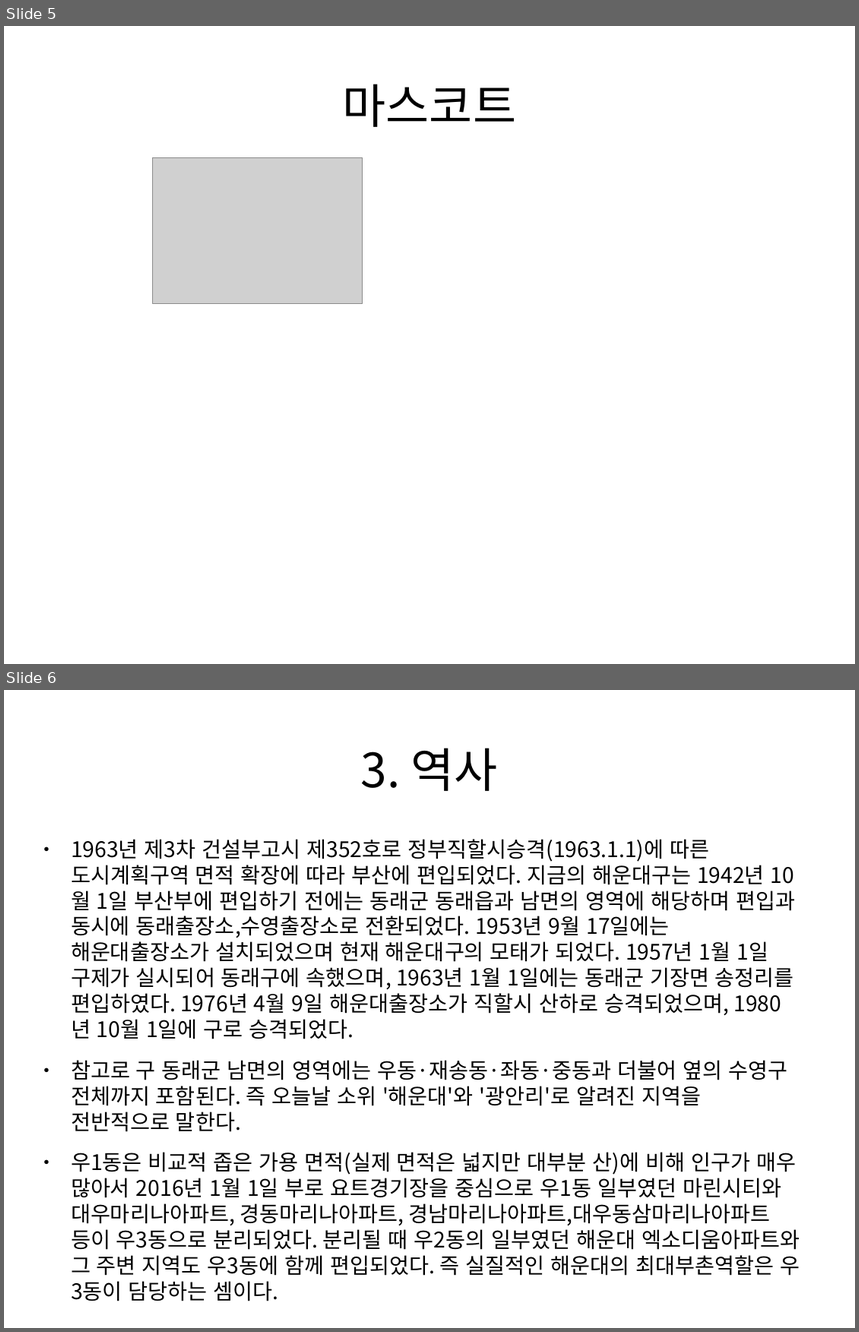
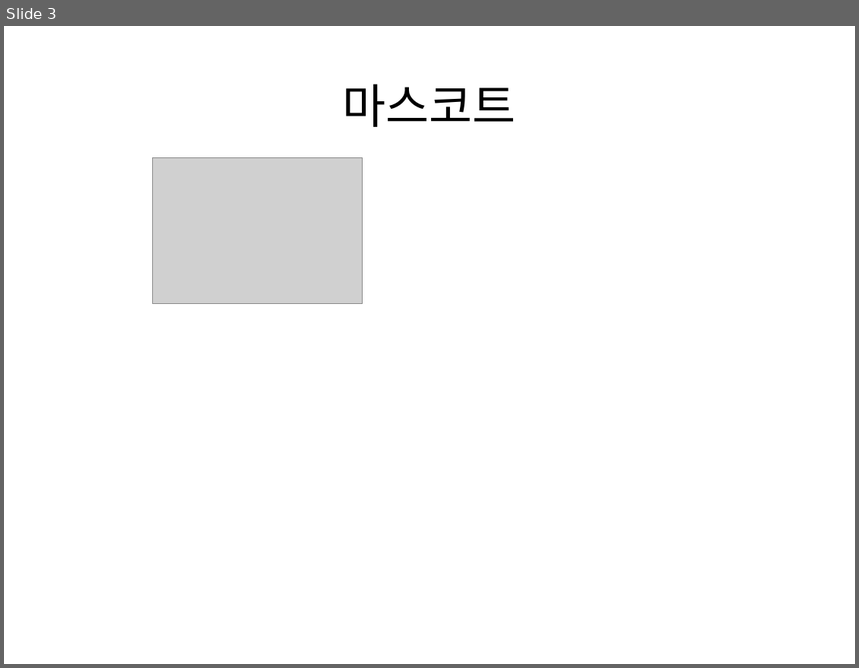
Before and after one commit to jwj4546/java11-pro01, a slide deck: design/해운대구.odp. Shown one above the other, each under a label of ours: slides 5 and 6 before the commit, slide 3 after it. The pictures are 859x1332 and 859x668 pixels, drawn with LibreOffice and Linux fonts; fonts in the diff are those of the drawing; grey boxes stand for pictures. Boxes give left, top, right and bottom in pixels: in the first picture for what was removed or moved away, otherwise in the second. Text is boxed around its words. In the diff, an @@ line names an element or a change of style, - is before the commit and + after.

```diff
--- a/design/해운대구.odp
+++ b/design/해운대구.odp
@@ slide 6 removed at <box>4,690,855,1328</box>, background #FFFFFF @@
@@ title removed at <box>361,748,498,791</box> @@
-3. 역사
@@ text removed at <box>71,839,800,1302</box> @@
-● 1963년 제3차 건설부고시 제352호로 정부직할시승격(1963.1.1)에 따른 도시계획구역 면적 확장에 따라 부산에 편입되었다. 지금의 해운대구는 1942년 10월 1일 부산부에 편입하기 전에는 동래군 동래읍과 남면의 영역에 해당하며 편입과 동시에 동래출장소,수영출장소로 전환되었다. 1953년 9월 17일에는 해운대출장소가 설치되었으며 현재 해운대구의 모태가 되었다. 1957년 1월 1일 구제가 실시되어 동래구에 속했으며, 1963년 1월 1일에는 동래군 기장면 송정리를 편입하였다. 1976년 4월 9일 해운대출장소가 직할시 산하로 승격되었으며, 1980년 10월 1일에 구로 승격되었다.
-● 참고로 구 동래군 남면의 영역에는 우동·재송동·좌동·중동과 더불어 옆의 수영구 전체까지 포함된다. 즉 오늘날 소위 '해운대'와 '광안리'로 알려진 지역을 전반적으로 말한다.
-● 우1동은 비교적 좁은 가용 면적(실제 면적은 넓지만 대부분 산)에 비해 인구가 매우 많아서 2016년 1월 1일 부로 요트경기장을 중심으로 우1동 일부였던 마린시티와 대우마리나아파트, 경동마리나아파트, 경남마리나아파트,대우동삼마리나아파트 등이 우3동으로 분리되었다. 분리될 때 우2동의 일부였던 해운대 엑소디움아파트와 그 주변 지역도 우3동에 함께 편입되었다. 즉 실질적인 해운대의 최대부촌역할은 우3동이 담당하는 셈이다.
@@ what was slide 5 is now slide 3 @@
```
Also in this commit, not shown: 3 slides changed, 5 other slides removed, 25 other files.
